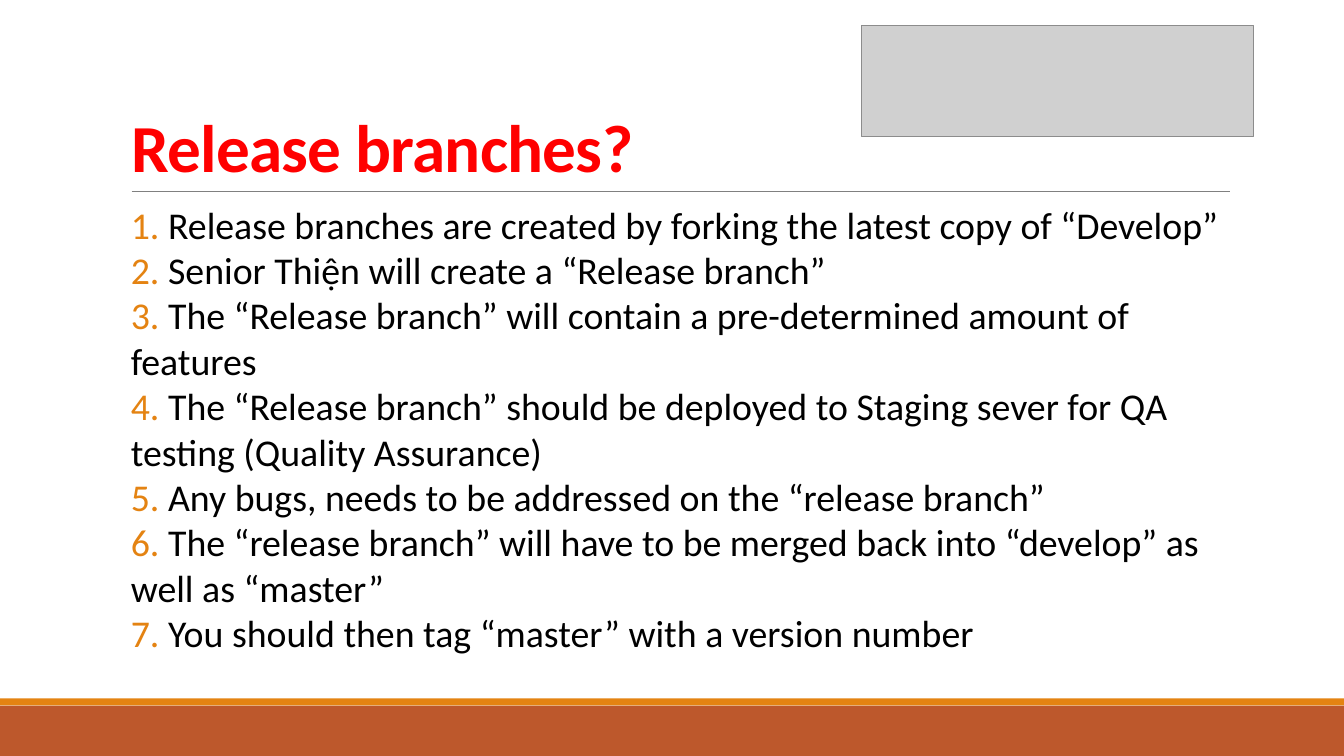
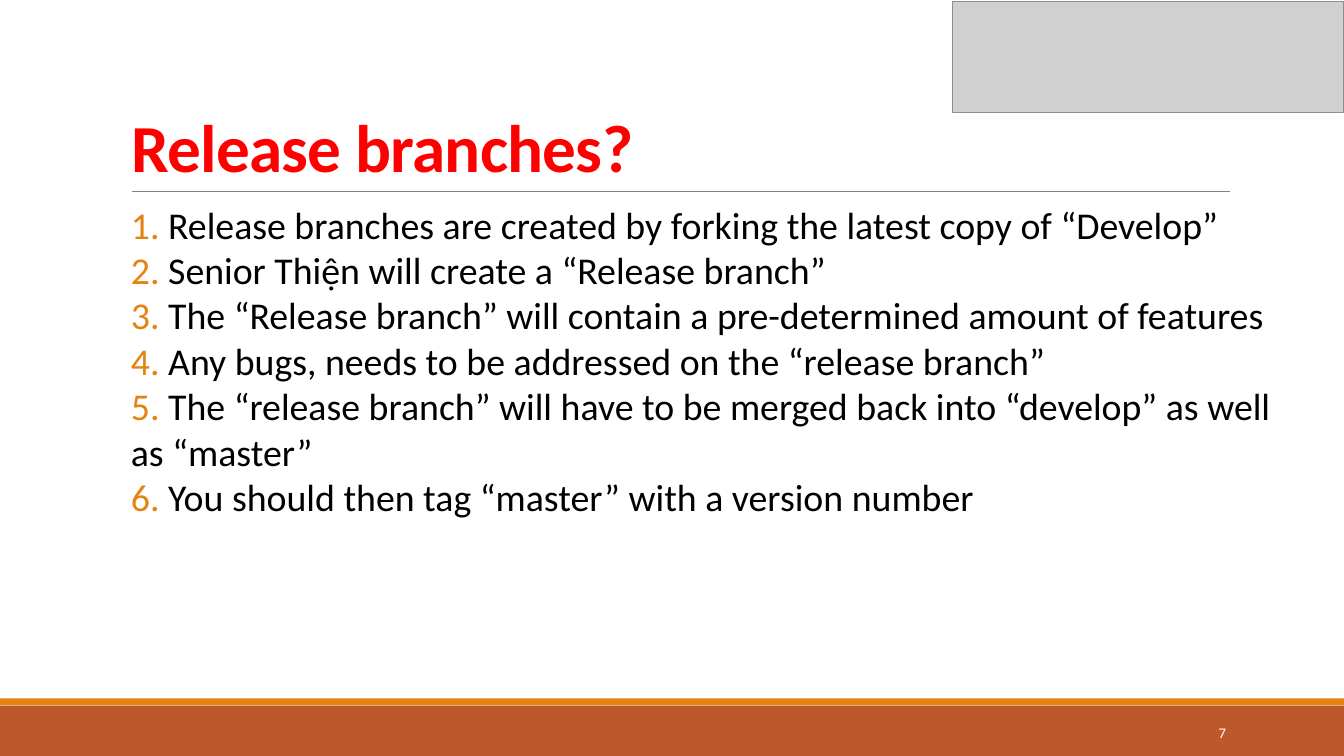
Before and after one commit to TrinhDinhPhuc/DEVNet, a slide deck: slide 7 of Git/How to use Git Flow.pptx (slide 5 before the commit). Drawn at 1344x756 pixels with LibreOffice and Linux fonts; fonts in the diff are those of the drawing; grey boxes stand for pictures. Boxes give left, top, right and bottom in pixels: in the first picture for what was removed or moved away, otherwise in the second. Text is boxed around its words. In the diff, an @@ line names an element or a change of style, - is before the commit and + after.

```diff
--- a/Git/How to use Git Flow.pptx
+++ b/Git/How to use Git Flow.pptx
@@ picture: place and size @@
-picture at (862,25,1254,137)
+picture at (953,1,1344,113)
@@ text at (131,348,1270,518): text changed @@
-4. The “Release branch” should be deployed to Staging sever for QA testing (Quality Assurance)
-5. Any bugs, needs to be addressed on the “release branch”
-6. The “release branch” will have to be merged back into “develop” as well as “master”
-7. You should then tag “master” with a version number
+4. Any bugs, needs to be addressed on the “release branch”
+5. The “release branch” will have to be merged back into “develop” as well as “master”
+6. You should then tag “master” with a version number
@@ page number added at (1219,728,1226,738), 10.5 pt, text #FFFFFF @@
+7
```
Also in this commit, not shown: 4 other slides changed, 6 slides added, 4 slides removed, 11 other files.
